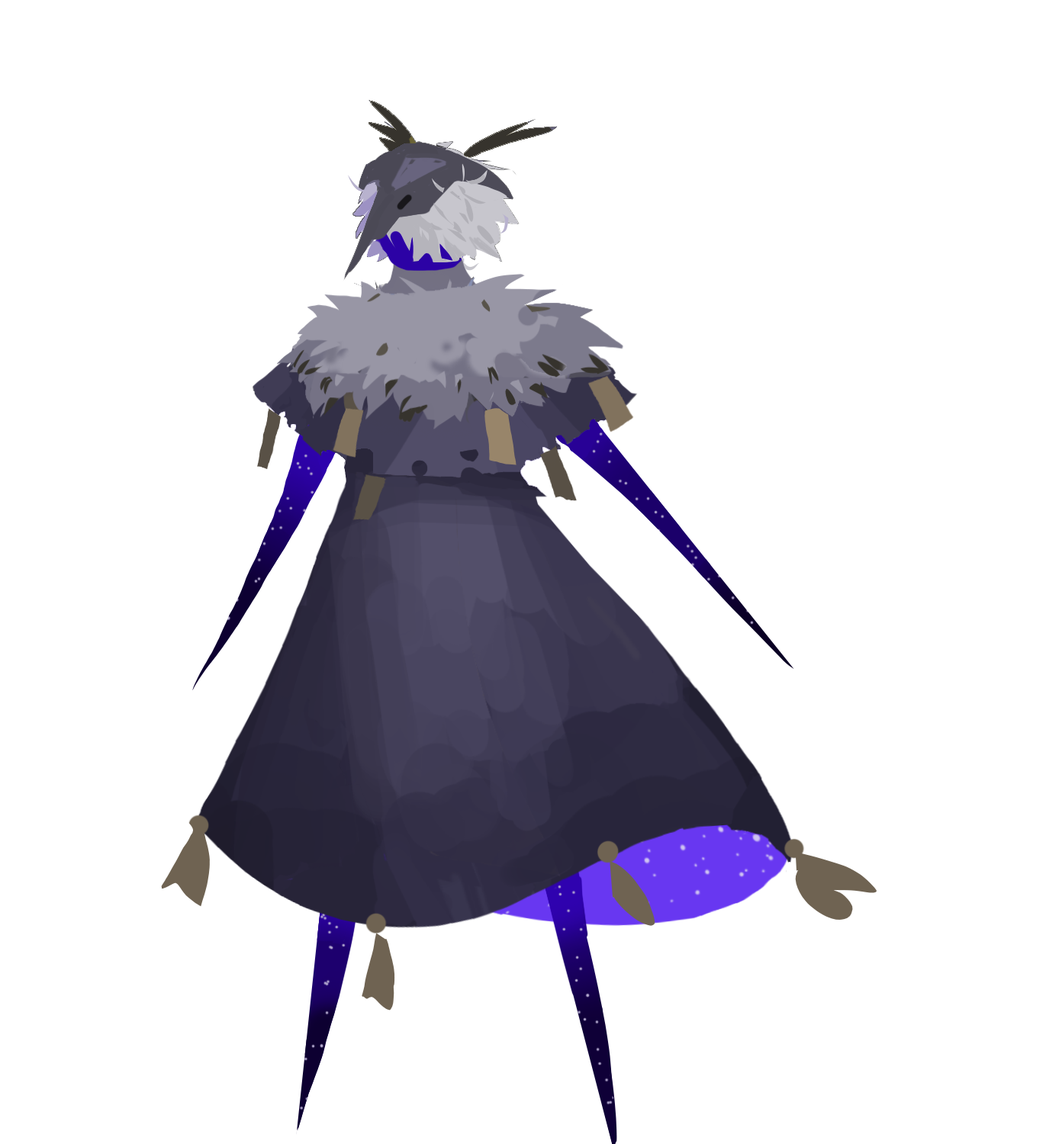
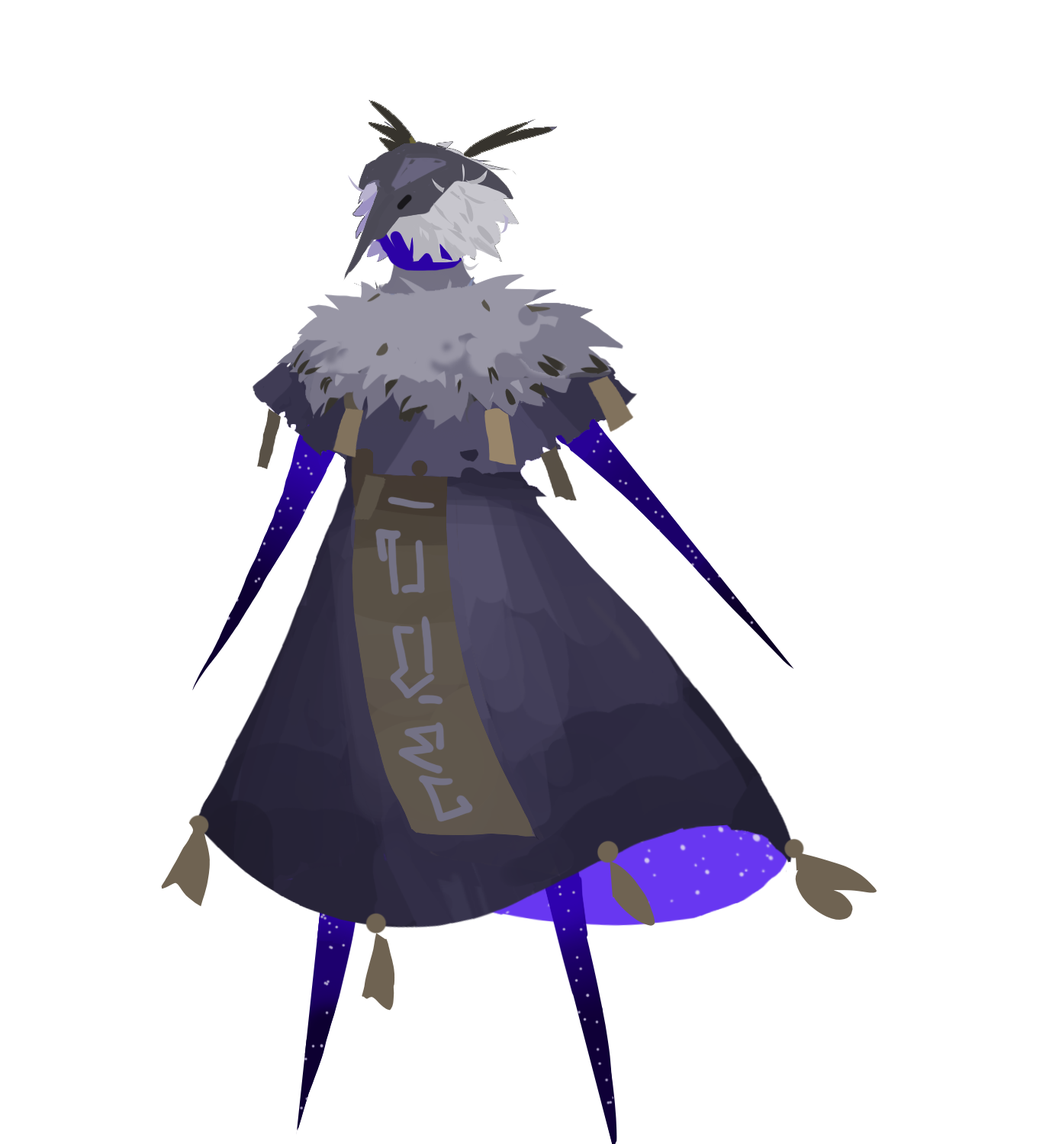
Layered file, before and after one edit (1062×1144). Changes by layer:
showed "Layer 10", moved it above "CloakFront", painted on it over [350,448,540,841]
